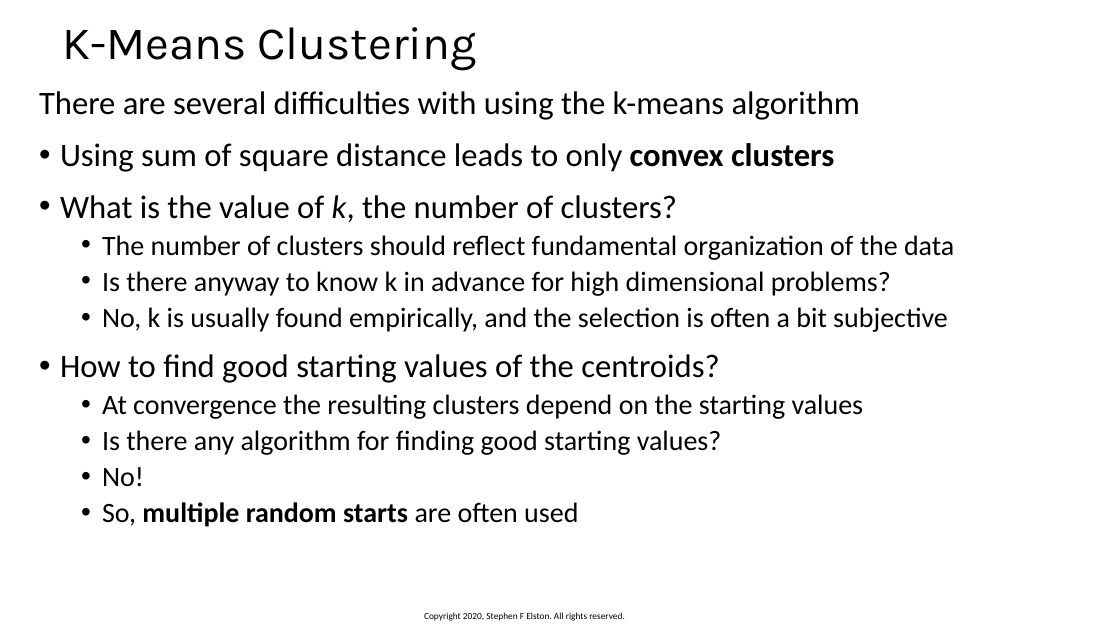
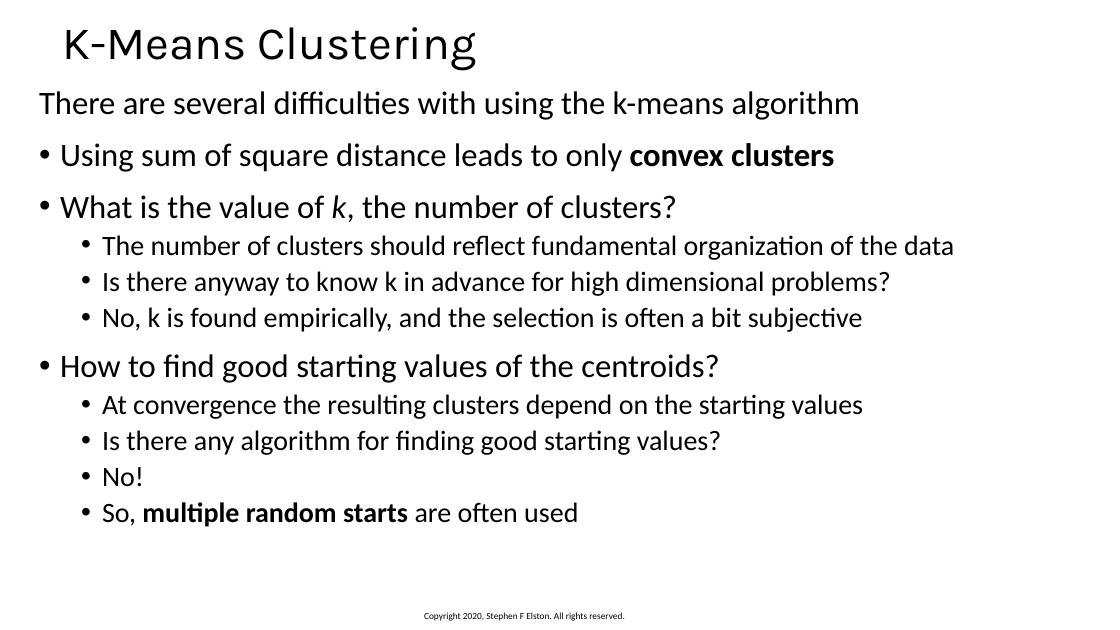
Before and after one commit to StephenElston/CSCI-E-108, a slide deck: slide 24 of slides/9_IntroductionToClustering.pptx (slide 19 before the commit). Drawn at 1120x630 pixels with LibreOffice and Linux fonts; fonts in the diff are those of the drawing. Boxes give left, top, right and bottom in pixels: in the first picture for what was removed or moved away, otherwise in the second. Text is boxed around its words. In the diff, an @@ line names an element or a change of style, - is before the commit and + after.

```diff
--- a/slides/9_IntroductionToClustering.pptx
+++ b/slides/9_IntroductionToClustering.pptx
@@ text at [102,307,863,332]: text changed @@
-  • No, k is usually found empirically, and the selection is often a bit subjective
+  • No, k is found empirically, and the selection is often a bit subjective
```
Also in this commit, not shown: 14 other slides changed, 10 slides added.
